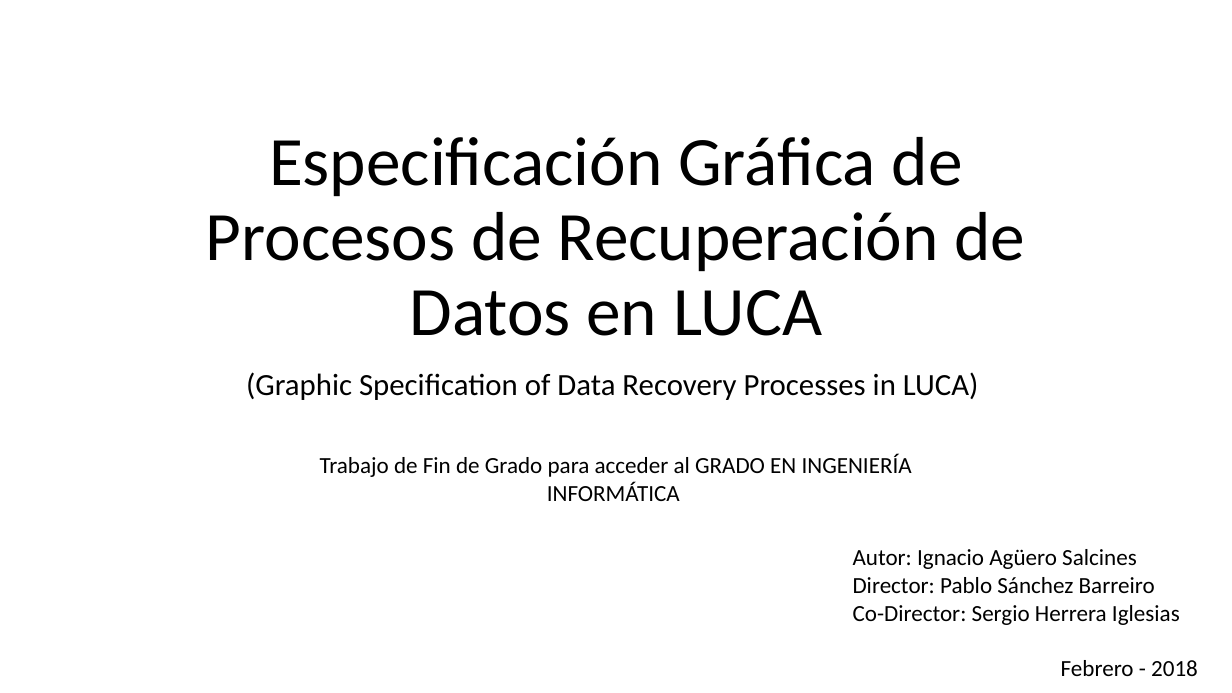
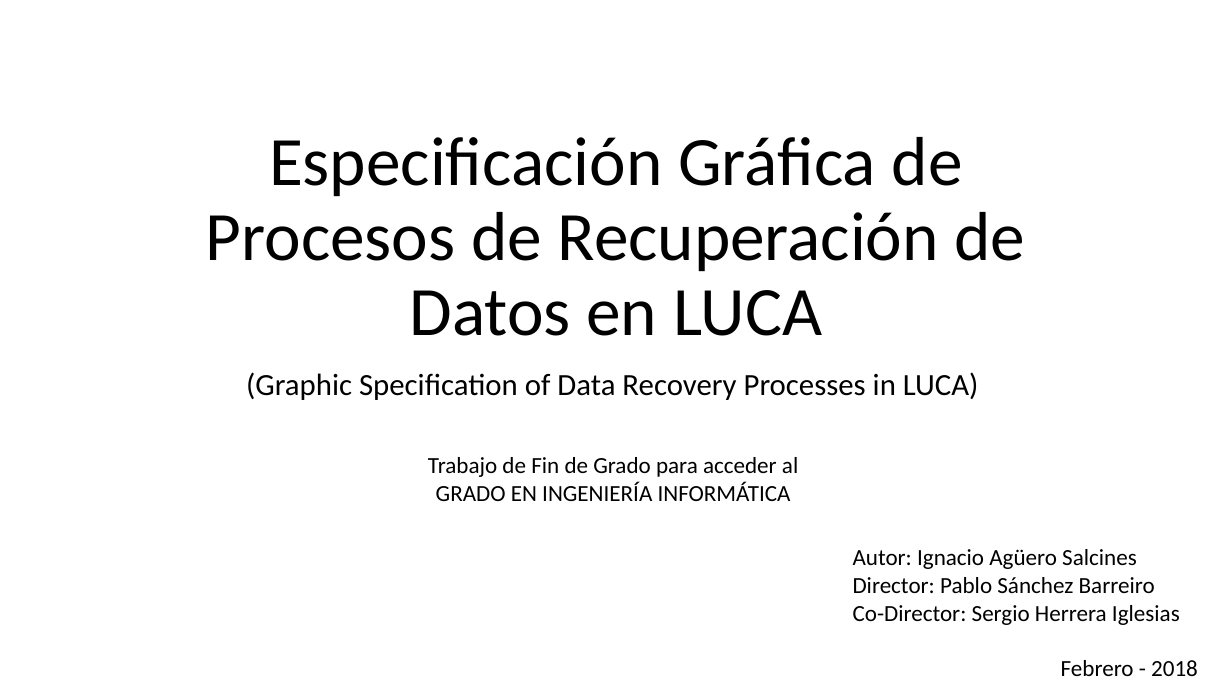
Before and after one commit to IgnacioAgueroSalcines/TFGProcessDocumentation, a slide deck: slide 1 of presentacion/Presentació1.pptx. Drawn at 1232x693 pixels with LibreOffice and Linux fonts; fonts in the diff are those of the drawing. Boxes give left, top, right and bottom in pixels: in the first picture for what was removed or moved away, otherwise in the second. Text is boxed around its words. In the diff, an @@ line names an element or a change of style, - is before the commit and + after.

Commit message:
Añadir esquema presentación
Añadido el esquema de la presentación para el Trabajo Fin de Grado.

```diff
--- a/presentacion/Presentació1.pptx
+++ b/presentacion/Presentació1.pptx
@@ text at bbox=[428, 457, 798, 501]: text changed @@
-Trabajo de Fin de Grado para acceder al GRADO EN INGENIERÍA INFORMÁTICA
+Trabajo de Fin de Grado para acceder al
+GRADO EN INGENIERÍA INFORMÁTICA
```
Also in this commit, not shown: 3 slides added, 1 other file.
